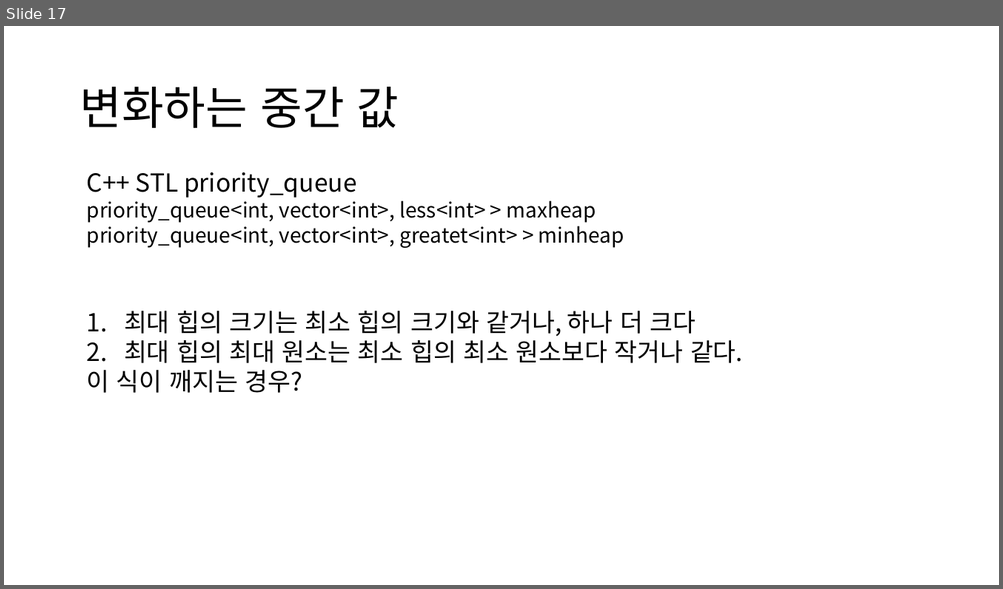
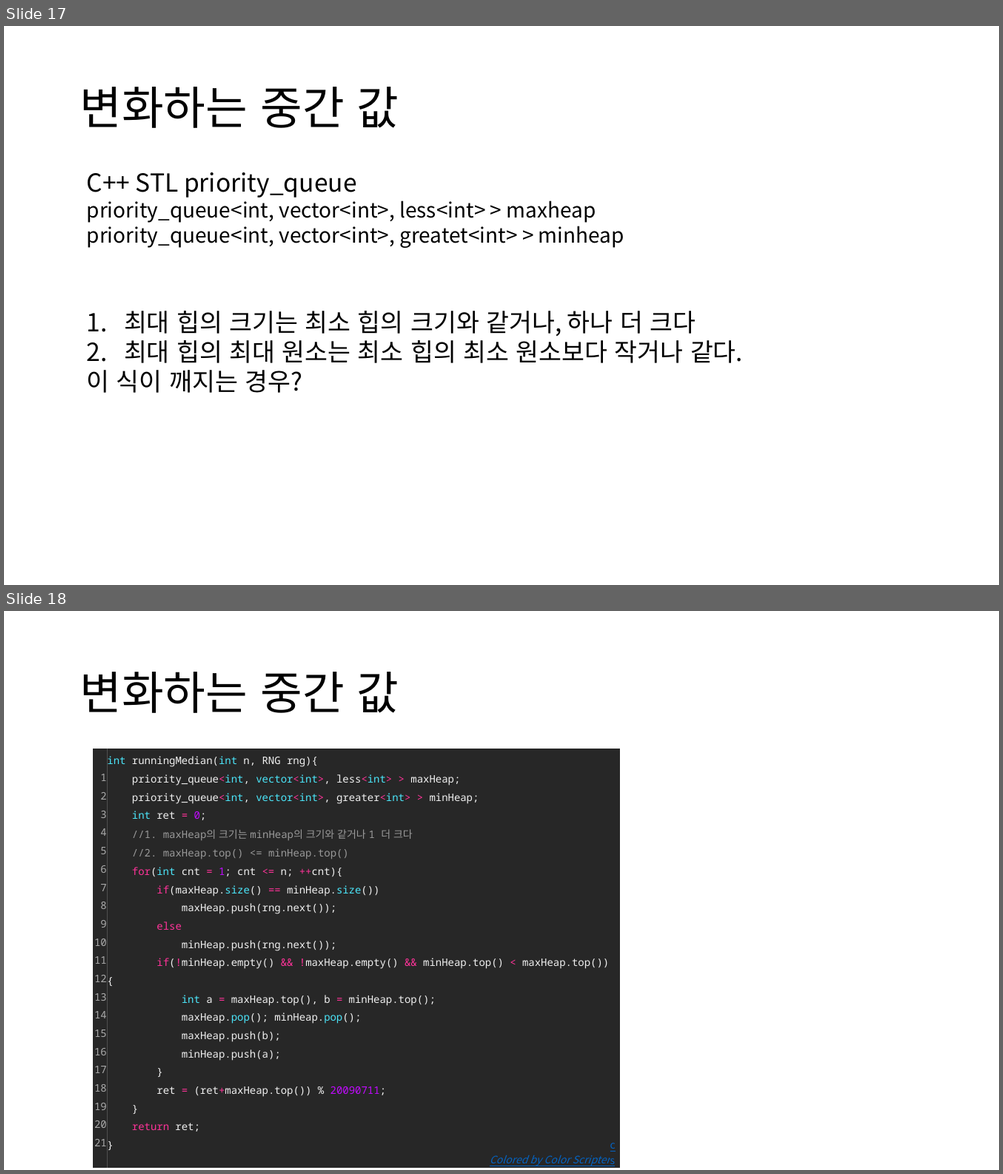
Before and after one commit to ALGOSOPT/algosopt, a slide deck: Chapter23/힙.pptx. Shown one above the other, each under a label of ours: slide 17 before the commit, slides 17 and 18 after it. The pictures are 1003x589 and 1003x1174 pixels, drawn with LibreOffice and Linux fonts; fonts in the diff are those of the drawing. Boxes give left, top, right and bottom in pixels: in the first picture for what was removed or moved away, otherwise in the second. Text is boxed around its words. In the diff, an @@ line names an element or a change of style, - is before the commit and + after.

```diff
--- a/Chapter23/힙.pptx
+++ b/Chapter23/힙.pptx
@@ slide 18 added at [4,611,999,1170], background #FFFFFF @@
@@ title added at [79,672,399,713], 44 pt, text #000000 @@
+변화하는 중간 값
@@ table added at [93,749,620,1170], 1 rows, 3 columns @@
+1 / 2 / 3 / 4 / 5 / 6 / 7 / 8 / 9 / 10 / 11 / 12 / 13 / 14 / 15 / 16 / 17 / 18 / 19 / 20 / 21 | int runningMedian(int n, RNG rng){ / priority_queue<int, vector<int>, less<int> > maxHeap; / priority_queue<int, vector<int>, greater<int> > minHeap; / int ret = 0; / //1. maxHeap의 크기는 minHeap의 크기와 같거나 1 더 크다 / //2. maxHeap.top() <= minHeap.top() / for(int cnt = 1; cnt <= n; ++cnt){ / if(maxHeap.size() == minHeap.size()) / maxHeap.push(rng.next()); / else / minHeap.push(rng.next()); / if(!minHeap.empty() && !maxHeap.empty() && minHeap.top() < maxHeap.top()){ / int a = maxHeap.top(), b = minHeap.top(); / maxHeap.pop(); minHeap.pop(); / maxHeap.push(b); / minHeap.push(a); / } / ret = (ret+maxHeap.top()) % 20090711; / } / return ret; / } / Colored by Color Scripter | cs
```
